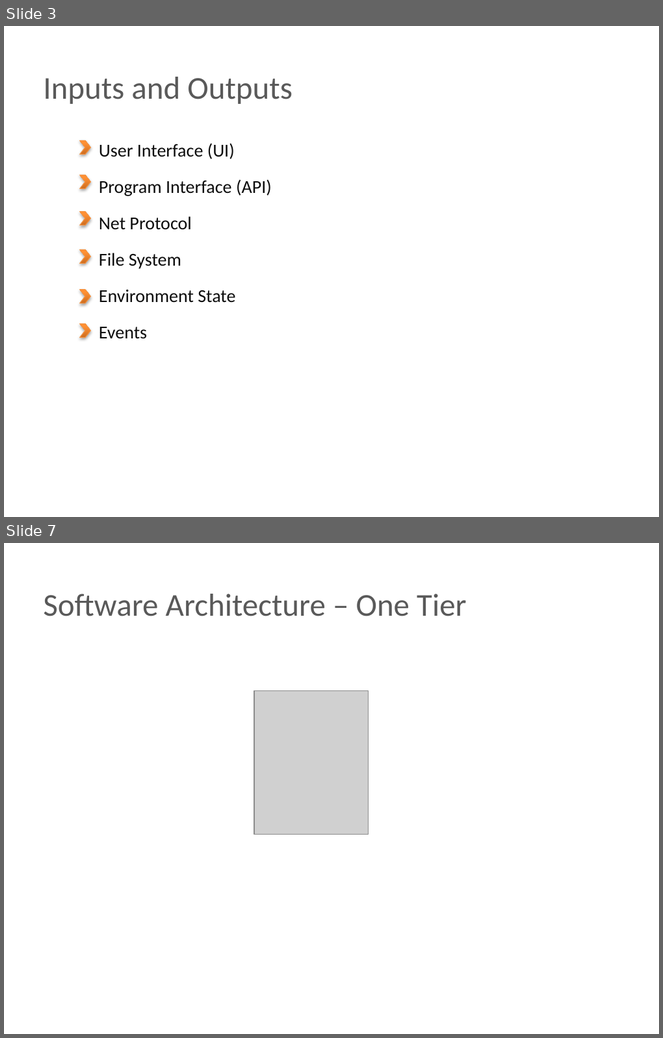
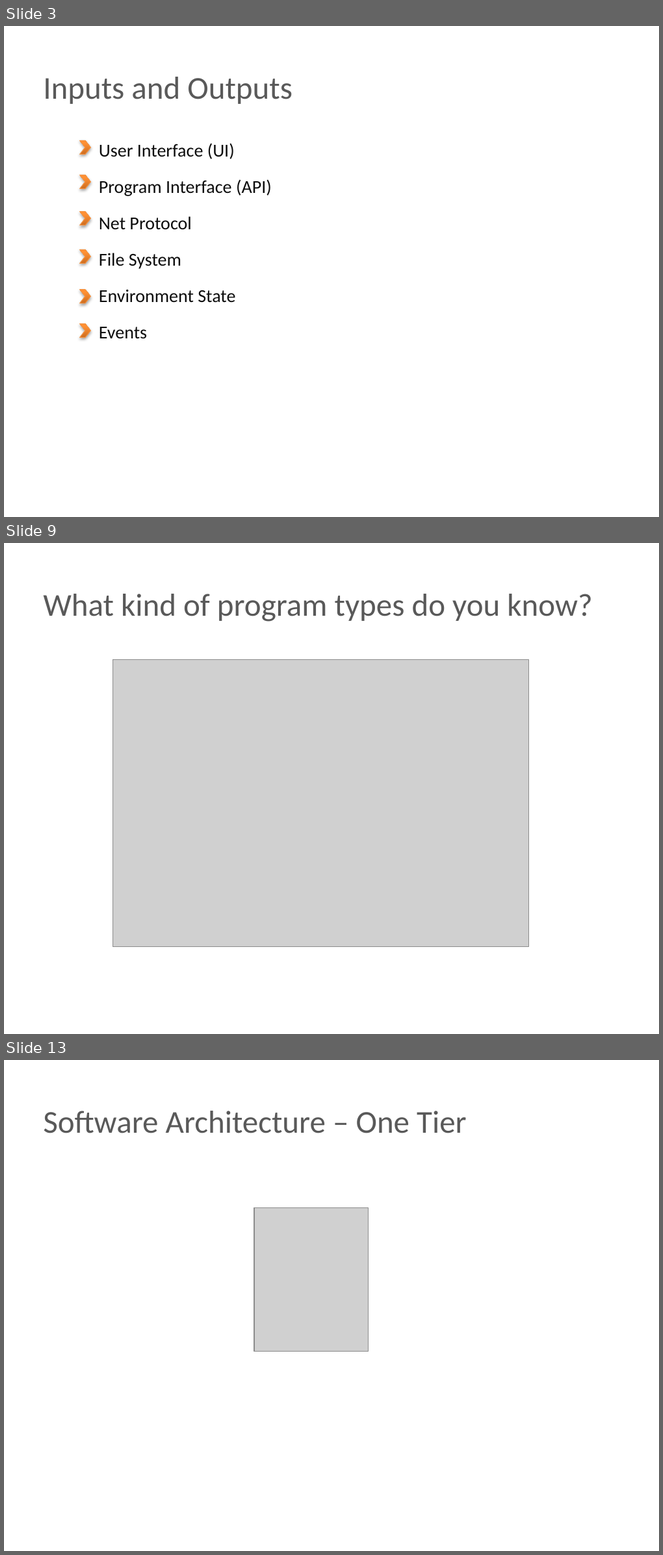
Before and after one commit to BigRacer/swtesting, a slide deck: 1.Introduction_part2/Introduction.pptx. Shown one above the other, each under a label of ours: slides 3 and 7 before the commit, slides 3, 9 and 13 after it; the slides between them are not shown. The pictures are 663x1038 and 663x1555 pixels, drawn with LibreOffice and Linux fonts; fonts in the diff are those of the drawing; grey boxes stand for pictures; background and template pictures are left out. Boxes give left, top, right and bottom in pixels: in the first picture for what was removed or moved away, otherwise in the second. Text is boxed around its words. In the diff, an @@ line names an element or a change of style, - is before the commit and + after.

```diff
--- a/1.Introduction_part2/Introduction.pptx
+++ b/1.Introduction_part2/Introduction.pptx
@@ slide 9 added at (x1=4, y1=543, x2=659, y2=1034), background picture (left out) @@
@@ text added at (x1=43, y1=594, x2=592, y2=622), 35 pt, text #595959 @@
+What kind of program types do you know?
@@ picture added at (x1=113, y1=659, x2=529, y2=947) @@
@@ what was slide 7 is now slide 13 @@
```
Also in this commit, not shown: 7 slides changed, 5 other slides added, 3 other files.
